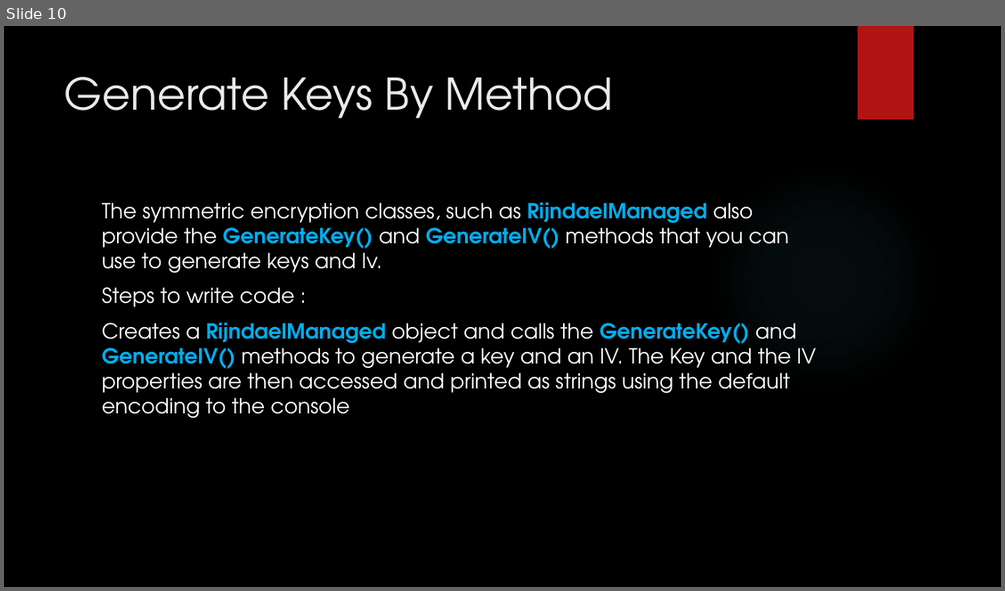
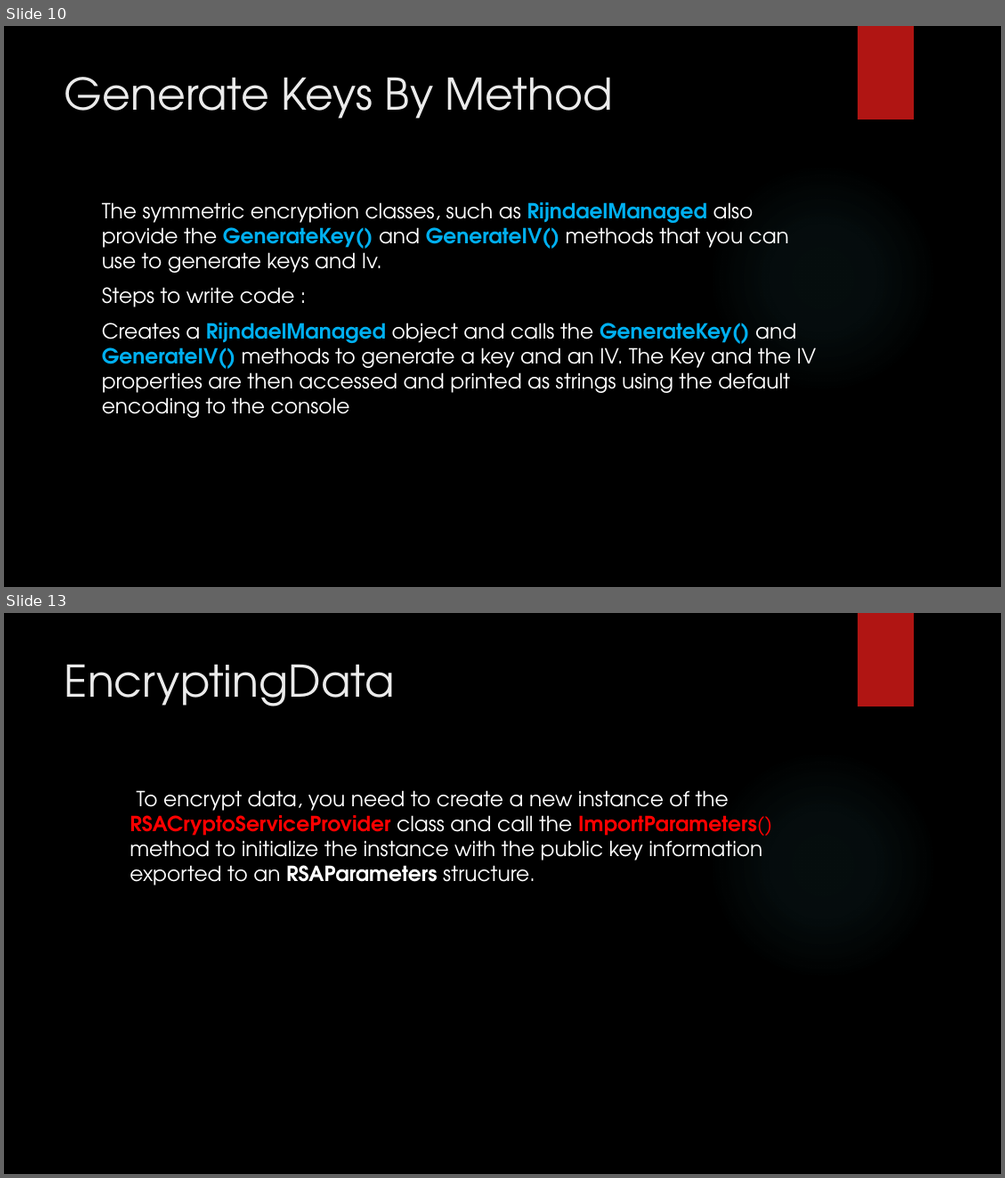
Before and after one commit to Salmanmasood/Cryptography, a slide deck: Encrypting and Decrypting Data.pptx. Shown one above the other, each under a label of ours: slide 10 before the commit, slides 10 and 13 after it; the slides between them are not shown. The pictures are 1005x591 and 1005x1178 pixels, drawn with LibreOffice and Linux fonts; fonts in the diff are those of the drawing; background and template pictures are left out. Boxes give left, top, right and bottom in pixels: in the first picture for what was removed or moved away, otherwise in the second. Text is boxed around its words. In the diff, an @@ line names an element or a change of style, - is before the commit and + after.

```diff
--- a/Encrypting and Decrypting Data.pptx
+++ b/Encrypting and Decrypting Data.pptx
@@ slide 13 added at bbox=[4, 613, 1001, 1174], background picture (left out); not listed: 2 template elements that a slide beside it also shows @@
@@ title added at bbox=[57, 650, 826, 765], 42 pt, text #EBEBEB @@
+Encrypting Data
@@ text added at bbox=[129, 790, 772, 885], 20 pt, text #FFFFFF @@
+To encrypt data, you need to create a new instance of the RSACryptoServiceProvider class and call the ImportParameters() method to initialize the instance with the public key information exported to an RSAParameters structure.
```
Also in this commit, not shown: 1 slide changed, 2 other slides added.
